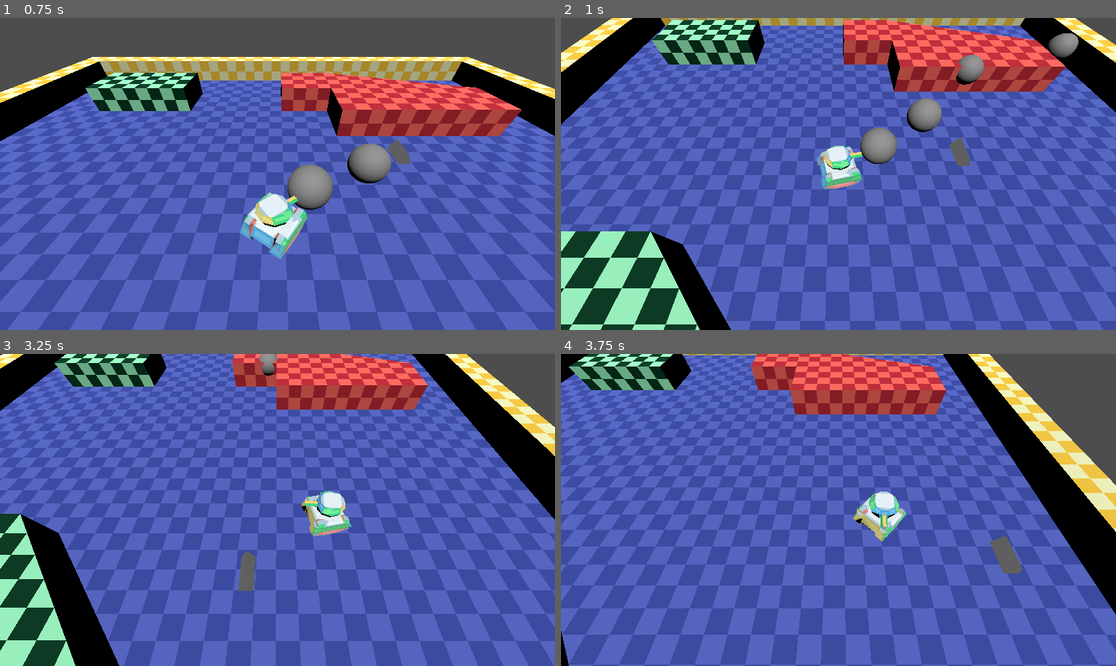
Above: before the commit, frames 1-4 (two rows, left to right).
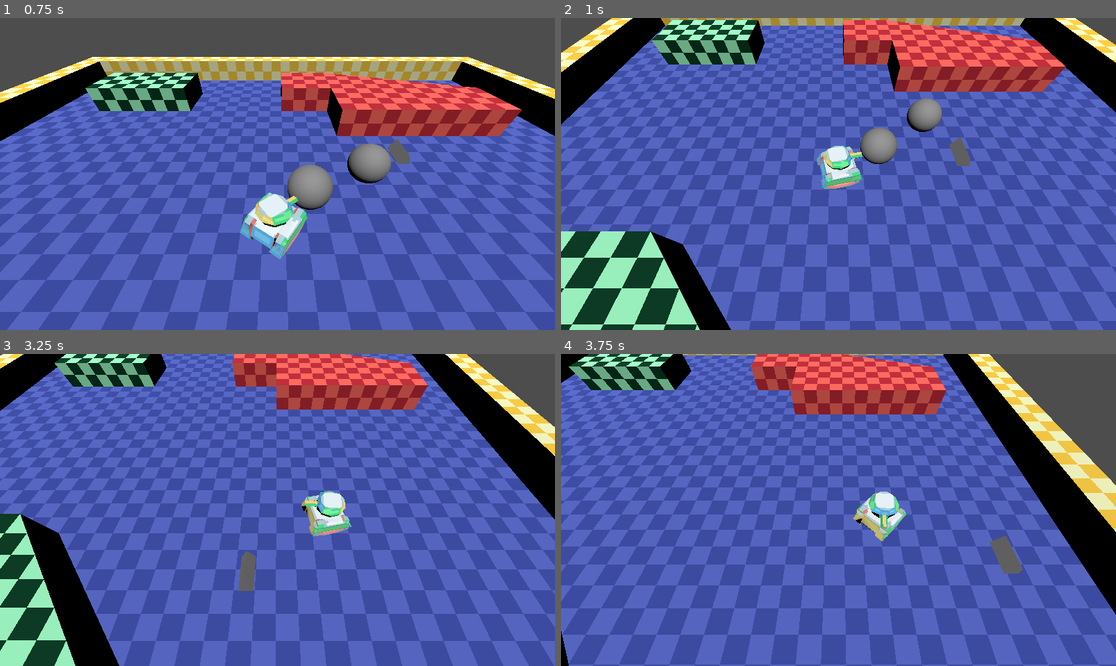
Above: after the commit, the same moments.

Repository: Skeleray/Tonks
Game: Godot game, scene res://MainTestScene.tscn
The game is run twice, just before and just after one commit, with the same random seed, the same clock (stepped at 60 frames per second) and the same inputs.
Inputs (mouse positions are in pixels of both pictures, inside the frame that each line leads up to):
- Up to frame 1 (0.75 s): tap Enter (ui_accept) at 0.5 s; move the mouse to (399, 158) at 0.52 s; hold D (right) from 0.53 s (still down); hold Space (shoot) from 0.53 s (still down); click (399, 158) at 0.67 s
- Up to frame 2 (1 s): keep holding D (right); keep holding Space (shoot); tap Enter (ui_accept) at 0.77 s
- Up to frame 3 (3.25 s): move the mouse to (166, 525) at 1.27 s; release D (right) at 1.28 s; release Space (shoot) at 1.28 s; hold S (backward) 1.28-2.03 s; tap F at 1.35 s; tap Enter (ui_accept) at 1.52, 3.02 s; move the mouse to (333, 441) at 2.02 s; hold D (right) 2.03-2.78 s; tap Q at 2.1 s; move the mouse to (249, 572) at 2.77 s; hold W (forward) from 2.78 s (still down); tap Space (shoot) at 2.85 s; click (249, 572) at 2.92 s
- Up to frame 4 (3.75 s): move the mouse to (1005, 556) at 3.52 s; release W (forward) at 3.53 s; hold A (left) from 3.53 s (still down); hold F from 3.53 s (still down)

Frame 1 is identical in both runs. In frame 2, 0.7% of the frame differs, in the area x 71-94%, y 4-22%; in frame 3, 0.2%; in frame 4, nothing differs.

Commit message:
Changed map collision to include layer 2 Now bullets should collide with the world

Diff:
--- a/Assets/Shaders/Explosion.tres
+++ b/Assets/Shaders/Explosion.tres
@@ -172,7 +172,6 @@
 
 }
 "
-graph_offset = Vector2(-941.374, -359.976)
 modes/cull = 2
 varyings/worldpos = "0,4"
 nodes/vertex/2/node = SubResource("VisualShaderNodeVaryingSetter_t7cpu")
--- a/Scenes/TrenchBroomMapTest.tscn
+++ b/Scenes/TrenchBroomMapTest.tscn
@@ -129,6 +129,7 @@
 map_settings = ExtResource("2_bewwo")
 
 [node name="entity_0_worldspawn" type="StaticBody3D" parent="FuncGodotMap"]
+collision_layer = 3
 collision_mask = 0
 
 [node name="entity_0_mesh_instance" type="MeshInstance3D" parent="FuncGodotMap/entity_0_worldspawn"]
